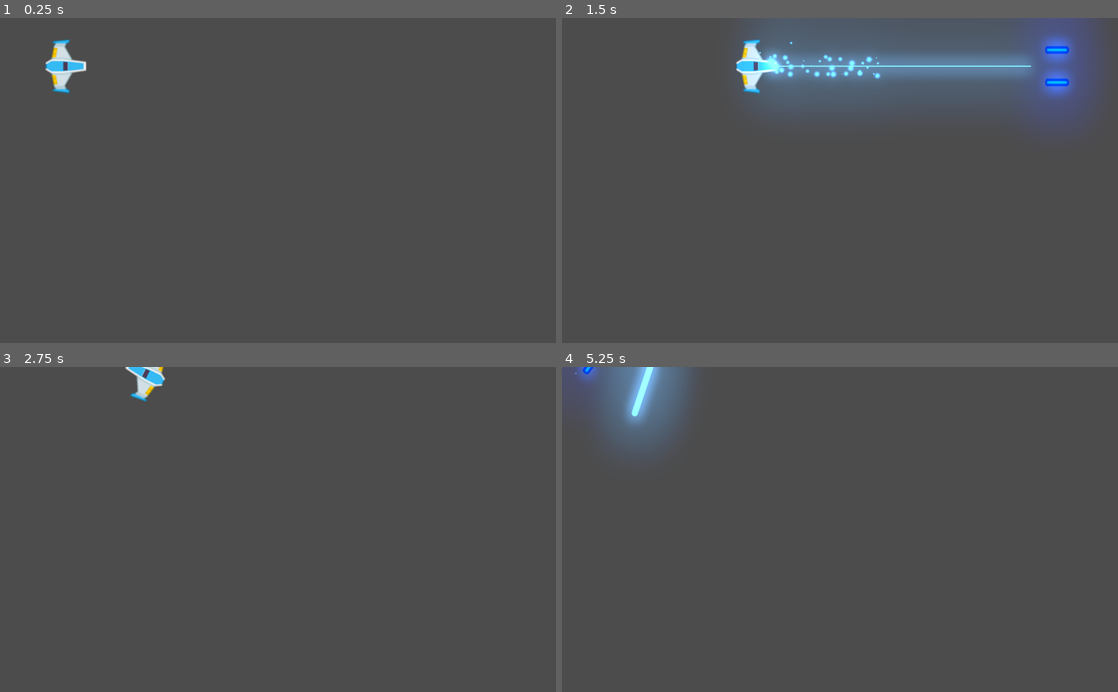
Above: before the commit, frames 1-4 (two rows, left to right).
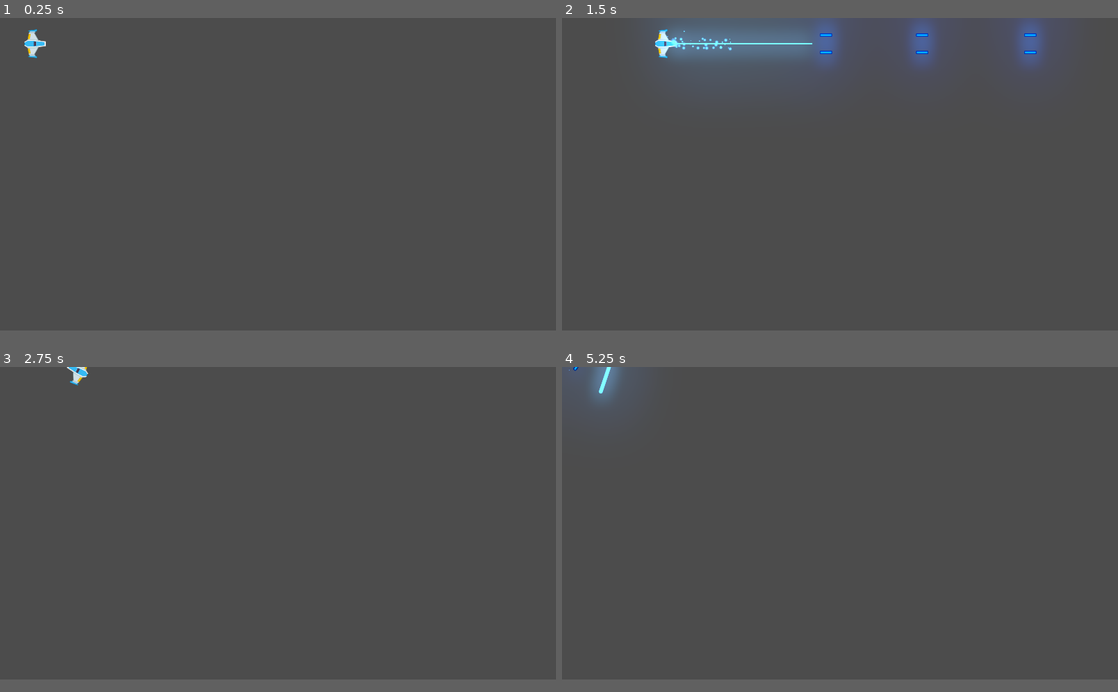
Above: after the commit, the same moments.

Repository: b4ngi/Meteoritos_Juego
Game: Godot game, scene res://Juego/Niveles/NivelTest.tscn
Same seed, same stepped clock (60 frames per second), same inputs: the game is played once before the commit and once after it.
Inputs (mouse positions are in pixels of both pictures, inside the frame that each line leads up to):
- Up to frame 1 (0.25 s): no input
- Up to frame 2 (1.5 s): tap Enter at 0.5 s; move the mouse to (962, 164) at 0.52 s; hold W (mover_adelante) 0.53-1.28 s; hold Space (disparo_principal) 0.53-1.28 s; move the mouse to (728, 196) at 1.27 s; hold S (mover_atras) from 1.28 s (still down); right-click (728, 196) at 1.35 s
- Up to frame 3 (2.75 s): move the mouse to (333, 458) at 2.02 s; release S (mover_atras) at 2.03 s; hold W (mover_adelante) from 2.03 s (still down); hold A (rotar_antihorario) from 2.03 s (still down)
- Up to frame 4 (5.25 s): move the mouse to (812, 594) at 2.77 s; release A (rotar_antihorario) at 2.78 s; tap D (rotar_horario) at 2.85 s; move the mouse to (1006, 578) at 3.52 s; release W (mover_adelante) at 3.53 s; hold Space (disparo_principal) 3.53-4.28 s; hold S (mover_atras) from 3.53 s (still down); move the mouse to (673, 480) at 4.27 s; right-click (673, 480) at 4.35 s; tap Space (disparo_principal) at 5 s; move the mouse to (867, 529) at 5.02 s; hold A (rotar_antihorario) from 5.03 s (still down)
In our replay, the window is 800x468 before the commit and 800x450 after it. These sizes can differ from the game's own. Grey fills any space a smaller window leaves; there, only what the larger window draws over its background counts as a difference.

The runs differ from the first frame. In frame 1, 0.8% of the frame differs, in the area x 4-16%, y 3-24%; in frame 2, 13%, in the area x 16-97%, y 0-34%; in frame 3, 0.6%; in frame 4, 3.2%.

Commit message:
Proyectil enemigo e icono
- Z index y mascaras de colisiones

Diff:
--- a/Juego/Naves/Player/Player.tscn
+++ b/Juego/Naves/Player/Player.tscn
@@ -10,6 +10,8 @@
 radius = 35.5477
 
 [node name="Player" type="RigidBody2D"]
+z_index = 50
+collision_mask = 23
 physics_material_override = ExtResource( 2 )
 gravity_scale = 0.0
 can_sleep = false
--- a/Juego/Proyectiles/Laser/LaserBeam2D.tscn
+++ b/Juego/Proyectiles/Laser/LaserBeam2D.tscn
@@ -61,6 +61,7 @@
 color_ramp = SubResource( 2 )
 
 [node name="LaserBeam2D" type="RayCast2D"]
+z_index = 41
 enabled = true
 cast_to = Vector2( 0, 0 )
 script = ExtResource( 1 )
--- a/Juego/Proyectiles/Proyectil.tscn
+++ b/Juego/Proyectiles/Proyectil.tscn
@@ -1,24 +1,23 @@
-[gd_scene load_steps=4 format=2]
+[gd_scene load_steps=3 format=2]
 
 [ext_resource path="res://Juego/Proyectiles/proyectil_player.png" type="Texture" id=1]
 [ext_resource path="res://Juego/Proyectiles/Proyectil.gd" type="Script" id=2]
 
-[sub_resource type="CapsuleShape2D" id=1]
-radius = 6.12893
-height = 31.7634
-
 [node name="Proyectil" type="Area2D"]
-modulate = Color( 0, 0.582031, 2, 1 )
+z_index = 40
+z_as_relative = false
+collision_layer = 0
+collision_mask = 0
 script = ExtResource( 2 )
 
 [node name="Sprite" type="Sprite" parent="."]
+modulate = Color( 0, 0.734375, 2, 1 )
 rotation = 1.5708
 scale = Vector2( 1.5, 1.2 )
 texture = ExtResource( 1 )
 
 [node name="CollisionShape2D" type="CollisionShape2D" parent="."]
 rotation = 1.5708
-shape = SubResource( 1 )
 
 [node name="VisibilityNotifier2D" type="VisibilityNotifier2D" parent="."]
 position = Vector2( -0.297639, 0.0893157 )
--- /dev/null
+++ b/Juego/Proyectiles/ProyectilEnemigo.tscn
@@ -0,0 +1,25 @@
+[gd_scene load_steps=4 format=2]
+
+[ext_resource path="res://Juego/Proyectiles/Proyectil.tscn" type="PackedScene" id=1]
+[ext_resource path="res://Juego/Proyectiles/proyectil_enemigo.png" type="Texture" id=2]
+
+[sub_resource type="CapsuleShape2D" id=1]
+radius = 5.55056
+height = 24.0362
+
+[node name="ProyectilEnemigo" instance=ExtResource( 1 )]
+z_index = 39
+collision_layer = 16
+collision_mask = 5
+
+[node name="Sprite" parent="." index="0"]
+modulate = Color( 2, 0.12, 0.505547, 1 )
+scale = Vector2( 1, 1 )
+texture = ExtResource( 2 )
+
+[node name="CollisionShape2D" parent="." index="1"]
+shape = SubResource( 1 )
+
+[node name="VisibilityNotifier2D" parent="." index="2"]
+position = Vector2( -0.0749149, 0.0893157 )
+scale = Vector2( 1.61087, 0.36405 )
--- /dev/null
+++ b/Juego/Proyectiles/ProyectilPlayer.tscn
@@ -0,0 +1,14 @@
+[gd_scene load_steps=3 format=2]
+
+[ext_resource path="res://Juego/Proyectiles/Proyectil.tscn" type="PackedScene" id=1]
+
+[sub_resource type="CapsuleShape2D" id=1]
+radius = 5.69488
+height = 31.3285
+
+[node name="ProyectilPlayer" instance=ExtResource( 1 )]
+collision_layer = 8
+collision_mask = 6
+
+[node name="CollisionShape2D" parent="." index="1"]
+shape = SubResource( 1 )
--- a/project.godot
+++ b/project.godot
@@ -44,13 +44,24 @@
 
 [application]
 
-config/name="Meteoritos_Juego"
+config/name="Meteoritos"
 run/main_scene="res://Juego/Niveles/NivelTest.tscn"
-config/icon="res://icon.png"
+config/icon="res://icono_juego.png"
 
 [autoload]
 
 Eventos="*res://Juego/Autoloads/Eventos.gd"
+
+[display]
+
+window/size/width=1920
+window/size/height=1080
+window/size/resizable=false
+window/size/always_on_top=true
+window/size/test_width=1280
+window/size/test_height=720
+window/stretch/mode="2d"
+window/stretch/aspect="keep"
 
 [input]
 
@@ -90,6 +101,14 @@
  ]
 }
 
+[layer_names]
+
+2d_physics/layer_1="player"
+2d_physics/layer_2="enemigo"
+2d_physics/layer_3="meteorito"
+2d_physics/layer_4="proyectil_player"
+2d_physics/layer_5="proyectil_enemigo"
+
 [physics]
 
 common/enable_pause_aware_picking=true
Binary file added: Juego/Proyectiles/proyectil_enemigo.png
Binary file added: icono_juego.png
